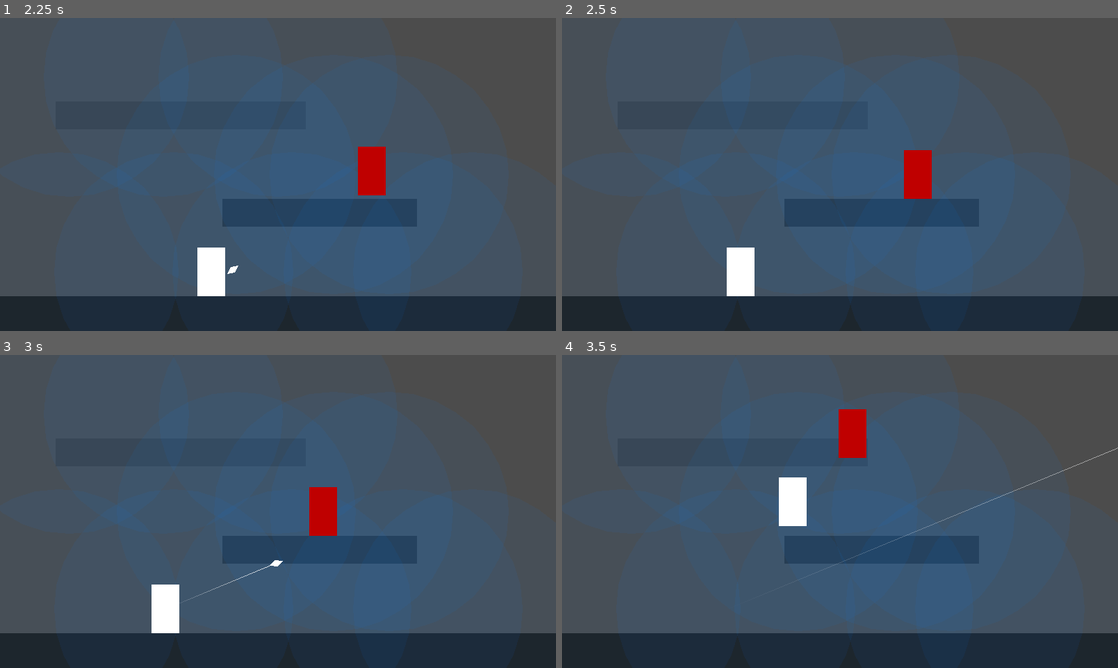
Above: before the commit, frames 1-4 (two rows, left to right).
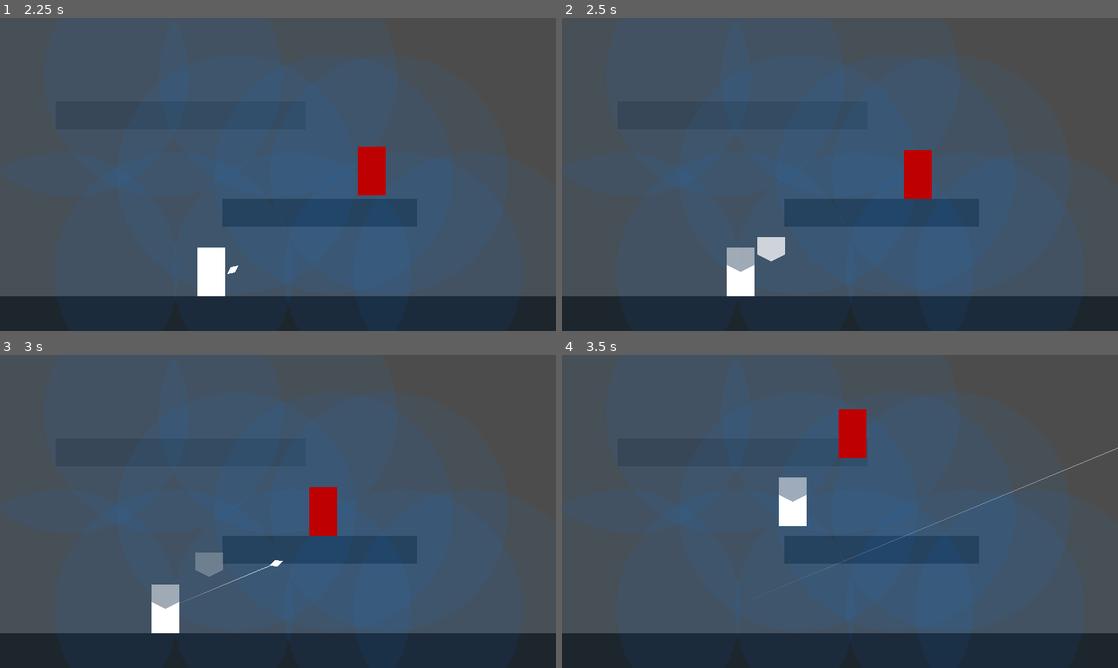
Above: after the commit, the same moments.

Repository: zhyrin0/through-the-looking-glass
Game: Godot game, scene res://tests/enemy_movement/test.tscn
The game is run twice, just before and just after one commit, with the same random seed, the same clock (stepped at 60 frames per second) and the same inputs. This scene is started directly instead of the project's main scene. Sound files missing from this copy of the repository are replaced by a short silence.
Inputs (mouse positions are in pixels of both pictures, inside the frame that each line leads up to):
- Up to frame 1 (2.25 s): move the mouse to (400, 158) at 0.52 s; press the mouse at (400, 158) at 0.53 s; hold D (move_right) 0.53-2.03 s; tap Space (move_jump) at 0.77, 1.52 s; move the mouse to (166, 190) at 1.27 s; release the mouse at (166, 190) at 1.28 s; tap S (move_fall) at 1.35 s; move the mouse to (333, 105) at 2.02 s; press the mouse at (333, 105) at 2.03 s; hold A (move_left) from 2.03 s (still down)
- Up to frame 2 (2.5 s): keep holding A (move_left)
- Up to frame 3 (3 s): move the mouse to (250, 574) at 2.77 s; release A (move_left) at 2.78 s; release the mouse at (250, 574) at 2.78 s; hold D (move_right) from 2.78 s (still down); tap S (move_fall) at 2.85 s
- Up to frame 4 (3.5 s): keep holding D (move_right); tap Space (move_jump) at 3.02 s

Frame 1 is identical in both runs. In frame 2, 0.7% of the frame differs, in the area x 29-41%, y 70-82%; in frame 3, 0.7%; in frame 4, 0.3%.
Error before the commit: Assertion failed: Virtual method. (res://src/character/player/player.gd:41)

Commit message:
Player breaks into shards when hit

Diff:
--- a/src/character/player/player.gd
+++ b/src/character/player/player.gd
@@ -1,9 +1,14 @@
 extends "../character_base.gd"
 
+const Shard := preload("shard/shard.gd")
 
+
+export(int) var max_health: int
 export(float) var strong_charge: float
 var attack_charge := 0.0
 var charge_audio_triggered := false
+onready var health := max_health
+onready var shards := $Shards as Node
 onready var charge_audio := $ChargeAudio as AudioStreamPlayer
 onready var attack_cooldown := $AttackCooldown as Timer
 
@@ -40,5 +45,14 @@
 	reset_collision_rules()
 
 
+func hit() -> void:
+	health -= 1
+	if shards.get_child_count() > 0:
+		var shard := shards.get_child(0) as Shard
+		shard.break_off(shard.position.normalized())
+	if health == 0:
+		queue_free()
+
+
 func attack() -> void:
 	_attack(Projectile.Owner.PLAYER, get_global_mouse_position(), attack_charge >= strong_charge)
--- a/src/character/player/player.tscn
+++ b/src/character/player/player.tscn
@@ -1,18 +1,47 @@
-[gd_scene load_steps=4 format=2]
+[gd_scene load_steps=5 format=2]
 
 [ext_resource path="res://src/character/character_base.tscn" type="PackedScene" id=1]
 [ext_resource path="res://src/character/player/player.gd" type="Script" id=2]
 [ext_resource path="res://src/character/player/charge.wav" type="AudioStream" id=3]
+[ext_resource path="res://src/character/player/shard/shard.tscn" type="PackedScene" id=4]
 
 [node name="Player" instance=ExtResource( 1 )]
 collision_layer = 1
 script = ExtResource( 2 )
 movement_speed = 300
+max_health = 3
 strong_charge = 0.5
 
-[node name="ChargeAudio" type="AudioStreamPlayer" parent="." index="4"]
+[node name="Polygon2D" parent="." index="0"]
+modulate = Color( 1, 1, 1, 0.501961 )
+
+[node name="Shards" type="Node2D" parent="." index="1"]
+
+[node name="Shard" parent="Shards" index="0" instance=ExtResource( 4 )]
+position = Vector2( 0, -24 )
+
+[node name="Polygon2D" parent="Shards/Shard" index="0"]
+polygon = PoolVector2Array( 0, 24, 32, 8, 32, -32, -32, -32, -32, 8 )
+
+[node name="Shard2" parent="Shards" index="1" instance=ExtResource( 4 )]
+position = Vector2( 16, 32 )
+
+[node name="Polygon2D" parent="Shards/Shard2" index="0"]
+polygon = PoolVector2Array( -16, -32, 16, -48, 16, 24, -16, 24 )
+
+[node name="Shard3" parent="Shards" index="2" instance=ExtResource( 4 )]
+position = Vector2( -16, 32 )
+
+[node name="Polygon2D" parent="Shards/Shard3" index="0"]
+polygon = PoolVector2Array( 16, -32, 16, 24, -16, 24, -16, -48 )
+
+[node name="ChargeAudio" type="AudioStreamPlayer" parent="." index="5"]
 stream = ExtResource( 3 )
 
-[node name="AttackCooldown" type="Timer" parent="." index="5"]
+[node name="AttackCooldown" type="Timer" parent="." index="6"]
 wait_time = 0.5
 one_shot = true
+
+[editable path="Shards/Shard"]
+[editable path="Shards/Shard2"]
+[editable path="Shards/Shard3"]
--- /dev/null
+++ b/src/character/player/shard/shard.gd
@@ -0,0 +1,28 @@
+extends Position2D
+
+
+export(int) var speed: int
+export(float) var decay_time: float
+var direction := Vector2.ZERO
+
+
+func _physics_process(delta: float) -> void:
+	position += direction * speed * delta
+
+
+func break_off(p_direction: Vector2) -> void:
+	var tmp_global_pos := global_position
+	# note: Level > Player > Shards
+	var new_parent := get_parent().get_parent().get_parent()
+	get_parent().remove_child(self)
+	new_parent.add_child(self)
+	global_position = tmp_global_pos
+	direction = p_direction
+	var tween := $Tween as Tween
+	tween.interpolate_property(self, "modulate", null, Color(1.0, 1.0, 1.0, 0.0),
+		decay_time, Tween.TRANS_LINEAR, Tween.EASE_IN_OUT)
+	tween.start()
+
+
+func _on_Tween_tween_all_completed() -> void:
+	queue_free()
--- /dev/null
+++ b/src/character/player/shard/shard.tscn
@@ -0,0 +1,18 @@
+[gd_scene load_steps=2 format=2]
+
+[ext_resource path="res://src/character/player/shard/shard.gd" type="Script" id=1]
+
+[node name="Shard" type="Position2D"]
+script = ExtResource( 1 )
+__meta__ = {
+"_edit_group_": true,
+"_gizmo_extents_": 25.0
+}
+speed = 100
+decay_time = 1.0
+
+[node name="Polygon2D" type="Polygon2D" parent="."]
+
+[node name="Tween" type="Tween" parent="."]
+
+[connection signal="tween_all_completed" from="Tween" to="." method="_on_Tween_tween_all_completed"]
